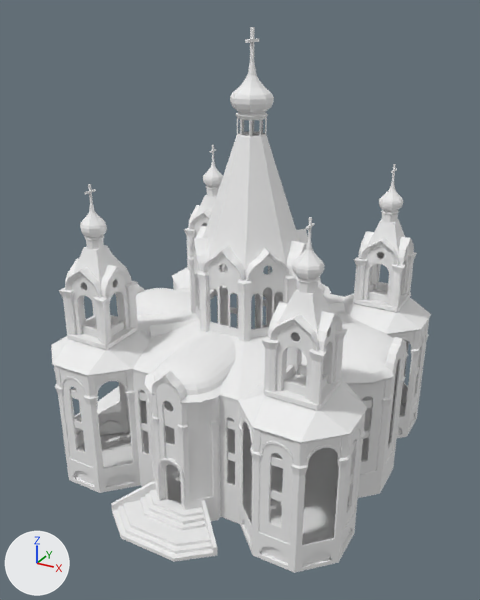
Two versions of the Blender file ZS3/C++/unusualShadowMapping/resources/models/cathedral.blend, one commit apart.
One viewpoint serves both versions: a camera (50 mm lens) standing at (14.0, -26.5, 21.2) and looking at (-0.2, -0.7, 8.3). The axes (+X, +Y, +Z) are drawn at lower left. The lights are the same throughout.

Objects in the first picture: 'solid'.
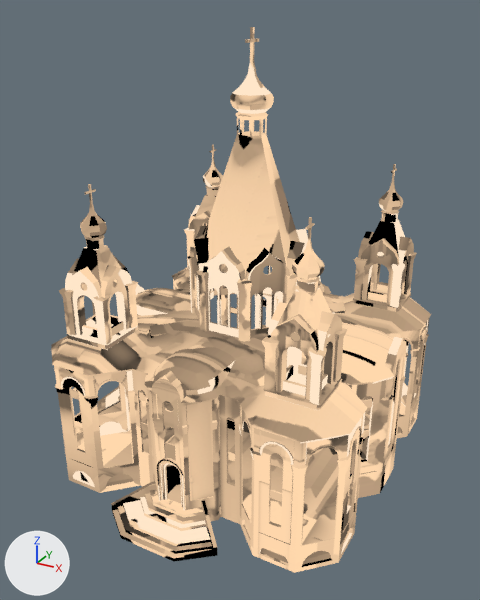
The change, as a list of edits to the scene's bpy script:
```text
Add img_ao:
    img_ao = load_image('ao', '../textures/cathedralAO.png', 1024, 1024, 'sRGB')
Change mat_solid:
    remove n0 = _N.new('ShaderNodeOutputMaterial'); n0.name = 'Material Output.001'
    remove n1 = _N.new('ShaderNodeBsdfDiffuse'); n1.name = 'Diffuse BSDF'
    remove n1.inputs[0].default_value = (0.874, 0.874, 0.874, 1.0)  # 'Color', white #f0f0f0
    remove _L.new(n1.outputs[0], n0.inputs[0])  # 'BSDF' to 'Surface'
    add n2 = _N.new('ShaderNodeTexImage'); n2.name = 'Image Texture'
    add n2.image = img_ao
    add n3 = _N.new('ShaderNodeOutputMaterial'); n3.name = 'Material Output'
    add _L.new(n2.outputs[0], n3.inputs[0])  # 'Color' to 'Surface'
Change me_куб_005:
    used by ob_solid; location = (0.0, 0.0, 0.0)
    remove me_куб_005.from_pydata(...)  # 7197 vertices, 4677 faces; spans x -9.3..7.7, y -9.3..9.3, z 0.0..20.5
    add me_куб_005.from_pydata(...)  # 7197 vertices, 13442 faces; spans x -9.3..7.7, y -9.3..9.3, z 0.0..20.5
    me_куб_005 part 1: 204 kept faces spanning x -7.5..7.7, y -7.5..7.5, z 5.3..19.1 get new texture (UV) coordinates
```

Location of each change, [x1, y1, x2, y2] in pixels of the pictures (480 x 600 px):
'solid', surface changed (white to beige): [51, 27, 431, 573] in both
part 1 of me_куб_005, surface changed (beige): after [61, 64, 427, 467]
